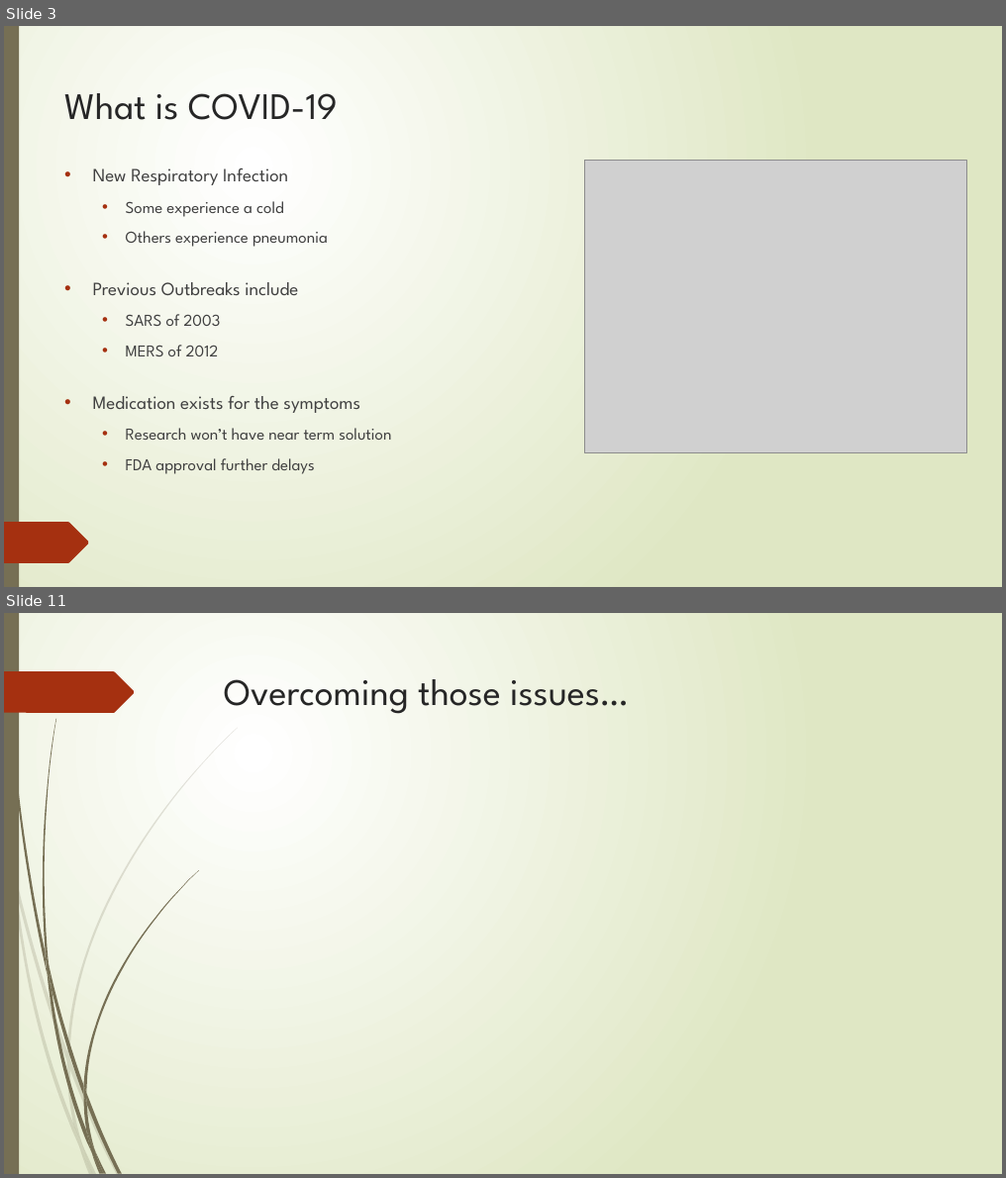
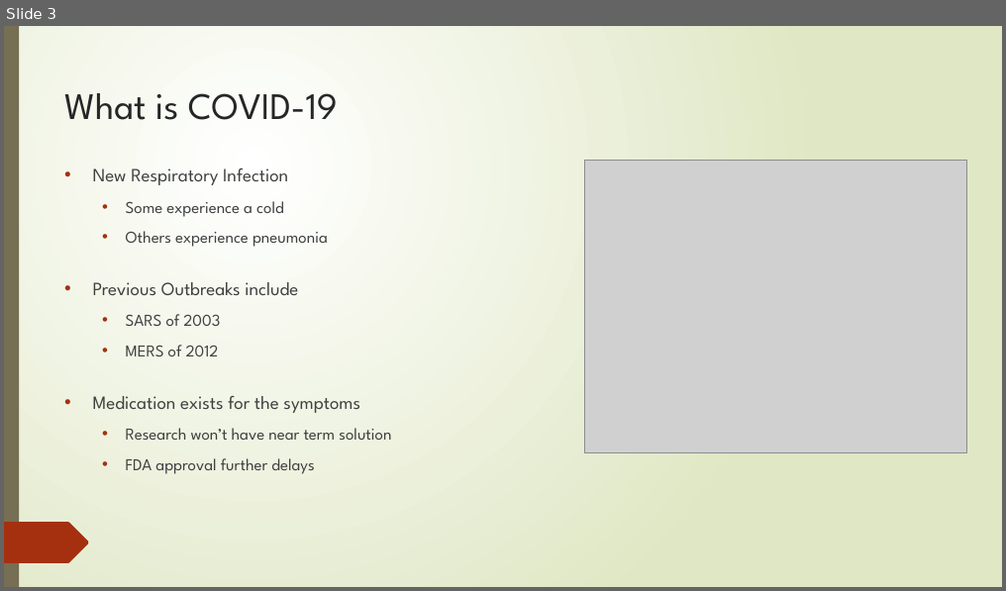
Before and after one commit to dr-natetorious/TIM-8130-Data_Mining, a slide deck: Week6_Statistics/BachmeierNTIM8130-6.pptx. Shown one above the other, each under a label of ours: slides 3 and 11 before the commit, slide 3 after it; the slides between them are not shown. The pictures are 1006x1178 and 1006x591 pixels, drawn with LibreOffice and Linux fonts; fonts in the diff are those of the drawing; grey boxes stand for pictures. Boxes give left, top, right and bottom in pixels: in the first picture for what was removed or moved away, otherwise in the second. Text is boxed around its words. In the diff, an @@ line names an element or a change of style, - is before the commit and + after.

```diff
--- a/Week6_Statistics/BachmeierNTIM8130-6.pptx
+++ b/Week6_Statistics/BachmeierNTIM8130-6.pptx
@@ slide 11 removed at (4,613,1002,1174), background gradient #FFFFFF to #DFE8C4; not listed: 23 template elements that a slide beside it also shows @@
@@ rectangle removed at (4,613,19,1174) @@
@@ title removed at (224,679,629,714) @@
-Overcoming those issues…
```
Also in this commit, not shown: 5 slides changed, 2 slides added, 1 other slide removed, 4 other files.
